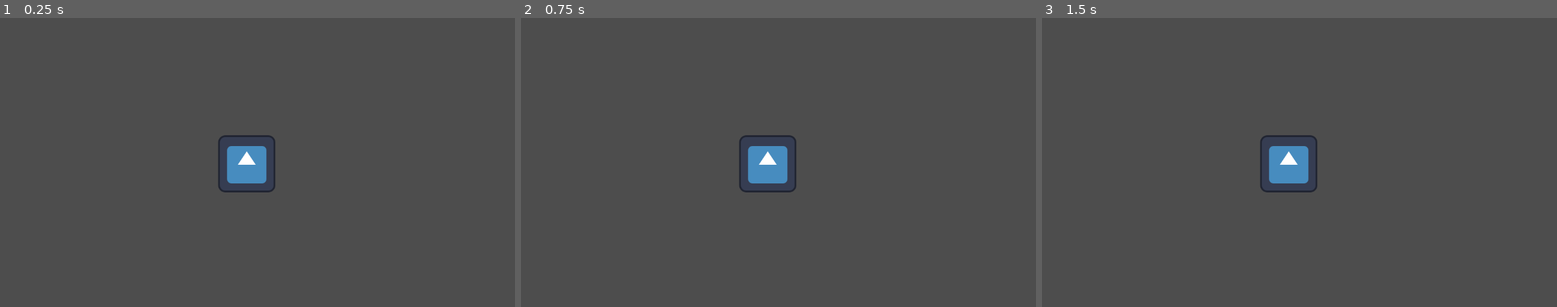
Above: before the commit, frames 1-3 (left to right).
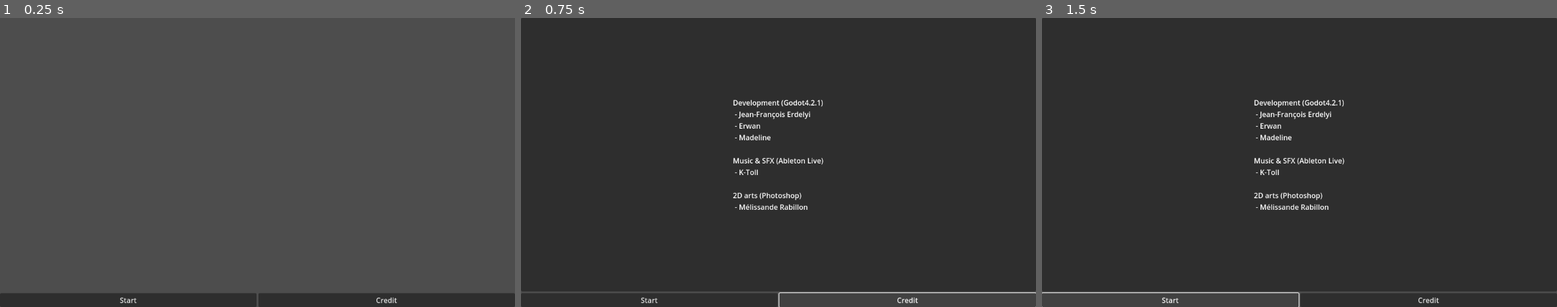
Above: after the commit, the same moments.

Repository: jferdelyi/LD55
Game: Godot game, scene res://scenes/main.tscn
The game is run twice, just before and just after one commit, with the same random seed, the same clock (stepped at 60 frames per second) and the same inputs. The engine's default icon, where the game draws it, is replaced by a stand-in: a white triangle on a blue panel in a dark square.
Inputs (mouse positions are in pixels of both pictures, inside the frame that each line leads up to):
- Up to frame 1 (0.25 s): no input
- Up to frame 2 (0.75 s): click (907, 301) at 0.5 s, where only the run after the commit has a clickable "Credit"
- Up to frame 3 (1.5 s): click (1170, 301) at 1.25 s, where only the run after the commit has a clickable "Start"

The runs differ from the first frame. In frame 1, 5.9% of the frame differs, in the area x 0-100%, y 40-100%; in frame 2, 97%, in the area x 0-100%, y 0-100%; in frame 3, 97%.

Commit message:
[FCT] Add minimal main menu

Diff:
--- a/project.godot
+++ b/project.godot
@@ -15,6 +15,10 @@
 config/features=PackedStringArray("4.2", "GL Compatibility")
 config/icon="res://icon.svg"
 
+[display]
+
+window/dpi/allow_hidpi=false
+
 [rendering]
 
 renderer/rendering_method="gl_compatibility"
--- a/scenes/main.tscn
+++ b/scenes/main.tscn
@@ -1,11 +1,87 @@
-[gd_scene load_steps=3 format=3 uid="uid://dt3pd4ebn3i33"]
+[gd_scene load_steps=4 format=3 uid="uid://burx2aycgepav"]
 
 [ext_resource type="Script" path="res://scripts/main.gd" id="1_q344y"]
-[ext_resource type="Texture2D" uid="uid://br6y22a5jg036" path="res://icon.svg" id="2_uqwat"]
+[ext_resource type="AudioStream" uid="uid://doj7ok8whtu7k" path="res://assets/audio/menu_button.mp3" id="2_vick7"]
+[ext_resource type="AudioStream" uid="uid://7ync2o8vk2hh" path="res://assets/audio/menu.mp3" id="3_ta1my"]
 
-[node name="Main" type="Node2D"]
+[node name="Main" type="VBoxContainer"]
+anchors_preset = 15
+anchor_right = 1.0
+anchor_bottom = 1.0
+grow_horizontal = 2
+grow_vertical = 2
+alignment = 2
 script = ExtResource("1_q344y")
 
-[node name="Icon" type="Sprite2D" parent="."]
-position = Vector2(552, 327)
-texture = ExtResource("2_uqwat")
+[node name="Illustration" type="Sprite2D" parent="."]
+position = Vector2(640, 360)
+
+[node name="TitleContainer" type="PanelContainer" parent="."]
+visible = false
+self_modulate = Color(1, 1, 1, 0)
+layout_mode = 2
+
+[node name="GameTitle" type="Label" parent="TitleContainer"]
+visible = false
+layout_mode = 2
+size_flags_vertical = 6
+size_flags_stretch_ratio = 3.91
+text = "LD55"
+horizontal_alignment = 1
+vertical_alignment = 1
+
+[node name="CreditContainer" type="PanelContainer" parent="."]
+visible = false
+layout_mode = 2
+size_flags_vertical = 3
+
+[node name="Credit" type="Label" parent="CreditContainer"]
+layout_mode = 2
+size_flags_horizontal = 4
+size_flags_vertical = 6
+size_flags_stretch_ratio = 3.91
+text = "Development (Godot4.2.1)
+ - Jean-François Erdelyi
+ - Erwan
+ - Madeline
+
+Music & SFX (Ableton Live)
+ - K-Toll
+
+2D arts (Photoshop)
+ - Mélissande Rabillon"
+vertical_alignment = 1
+
+[node name="Credit2" type="Sprite2D" parent="CreditContainer"]
+visible = false
+position = Vector2(640, 360)
+
+[node name="ButtonsContainer" type="HBoxContainer" parent="."]
+layout_mode = 2
+
+[node name="Start" type="Button" parent="ButtonsContainer"]
+layout_mode = 2
+size_flags_horizontal = 3
+text = "Start"
+
+[node name="Quit" type="Button" parent="ButtonsContainer"]
+visible = false
+layout_mode = 2
+size_flags_horizontal = 3
+text = "Quit"
+
+[node name="Credit" type="Button" parent="ButtonsContainer"]
+layout_mode = 2
+size_flags_horizontal = 3
+text = "Credit"
+
+[node name="ButtonSound" type="AudioStreamPlayer2D" parent="ButtonsContainer"]
+stream = ExtResource("2_vick7")
+
+[node name="MenuMusic" type="AudioStreamPlayer2D" parent="."]
+stream = ExtResource("3_ta1my")
+autoplay = true
+
+[connection signal="pressed" from="ButtonsContainer/Start" to="." method="_on_start_pressed"]
+[connection signal="pressed" from="ButtonsContainer/Quit" to="." method="_on_quit_pressed"]
+[connection signal="pressed" from="ButtonsContainer/Credit" to="." method="_on_credit_pressed"]
--- a/scripts/main.gd
+++ b/scripts/main.gd
@@ -1 +1,28 @@
-extends Node2D
+extends VBoxContainer
+
+
+@onready var _music := $MenuMusic
+@onready var _credit := $CreditContainer
+@onready var _button_sound := $ButtonsContainer/ButtonSound
+@onready var _credit_sound := preload("res://assets/audio/credit.mp3")
+
+
+func _ready() -> void:
+	_music.play()
+
+
+func _on_start_pressed() -> void:
+	_button_sound.play()
+	await get_tree().create_timer(1.0).timeout
+	get_tree().change_scene_to_file("res://scenes/game_main.tscn")
+
+
+func _on_quit_pressed() -> void:
+	get_tree().quit()
+
+
+func _on_credit_pressed() -> void:
+	_button_sound.play()
+	_credit.visible = true
+	_music.stream = _credit_sound
+	_music.play()
Not shown: 1 places in scenes/Candle.tscn that only renumber resources
